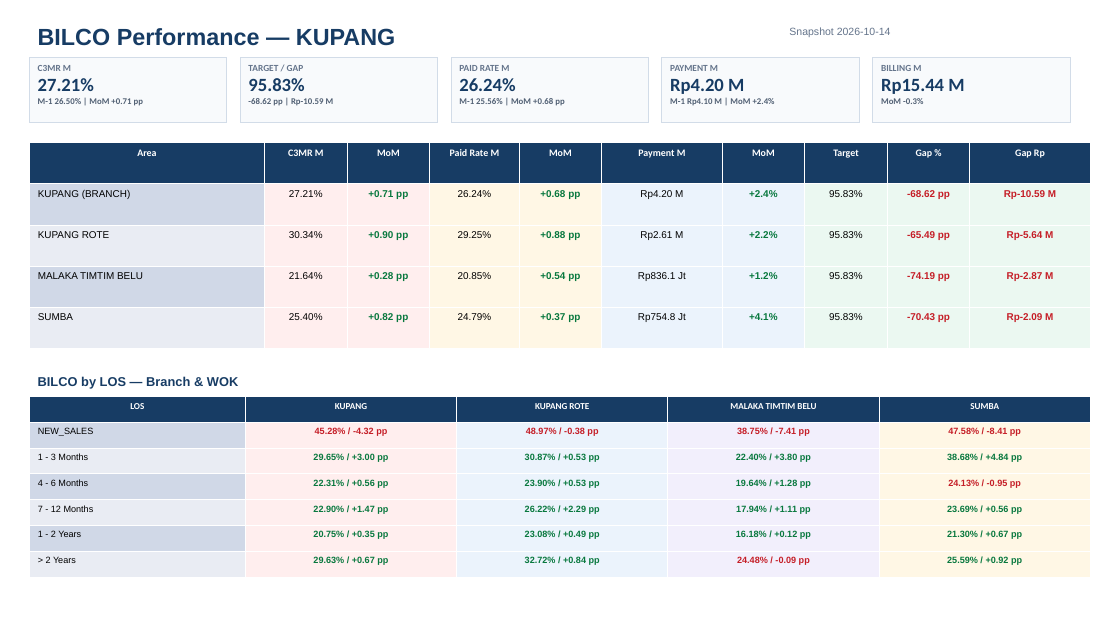
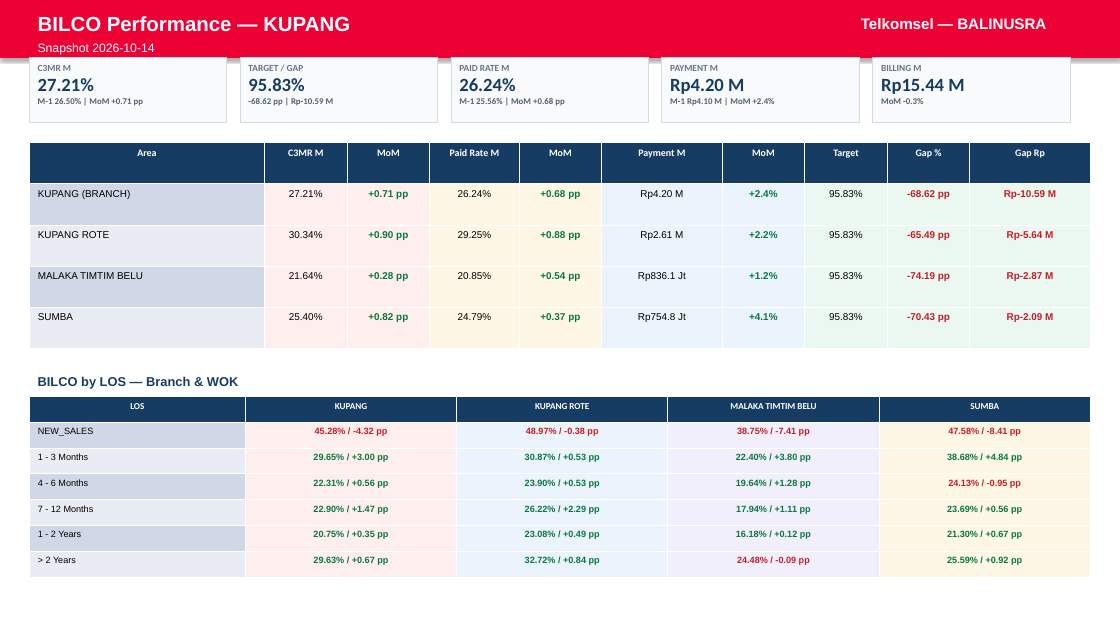
Before and after one commit to linktreehhbalnus-eng/wow_balnus, a slide deck: slide 11 of beta_12wok/reports/BRANCH_KUPANG_PERFORMANCE_SUMMARY_20261014_INARA.pptx. Drawn at 1120x630 pixels with LibreOffice and Linux fonts; fonts in the diff are those of the drawing. Boxes give left, top, right and bottom in pixels: in the first picture for what was removed or moved away, otherwise in the second. Text is boxed around its words. In the diff, an @@ line names an element or a change of style, - is before the commit and + after.

```diff
--- a/beta_12wok/reports/BRANCH_KUPANG_PERFORMANCE_SUMMARY_20261014_INARA.pptx
+++ b/beta_12wok/reports/BRANCH_KUPANG_PERFORMANCE_SUMMARY_20261014_INARA.pptx
@@ rectangle added at (0, 0, 1120, 57), fill #ED0033, outline #ED0033 0.75 pt @@
@@ text "BILCO Performance — KUPANG": place and size @@
-text "BILCO Performance — KUPANG" at (38, 28, 395, 46)
+text "BILCO Performance — KUPANG" at (38, 16, 350, 32)
@@ text "BILCO Performance — KUPANG" at (38, 16, 350, 32): size 20 to 17.5 pt, text colour #173C64 to #FFFFFF @@
@@ text added at (861, 18, 1046, 29), 13 pt, text #FFFFFF, bold @@
+Telkomsel — BALINUSRA
@@ text "Snapshot 2026-10-14": place and size @@
-text "Snapshot 2026-10-14" at (789, 27, 891, 37)
+text "Snapshot 2026-10-14" at (38, 43, 154, 55)
@@ text "Snapshot 2026-10-14" at (38, 43, 154, 55): size 9 to 10.5 pt, text colour #64748B to #FFFFFF @@
```
Also in this commit, not shown: 1 other slide changed, 13 other files.
